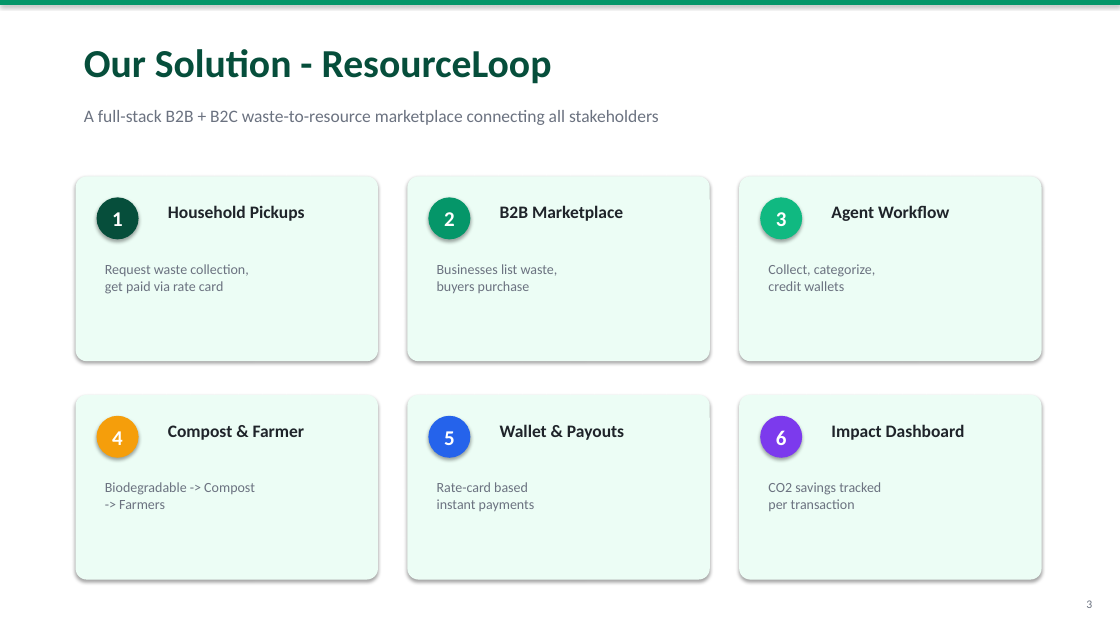
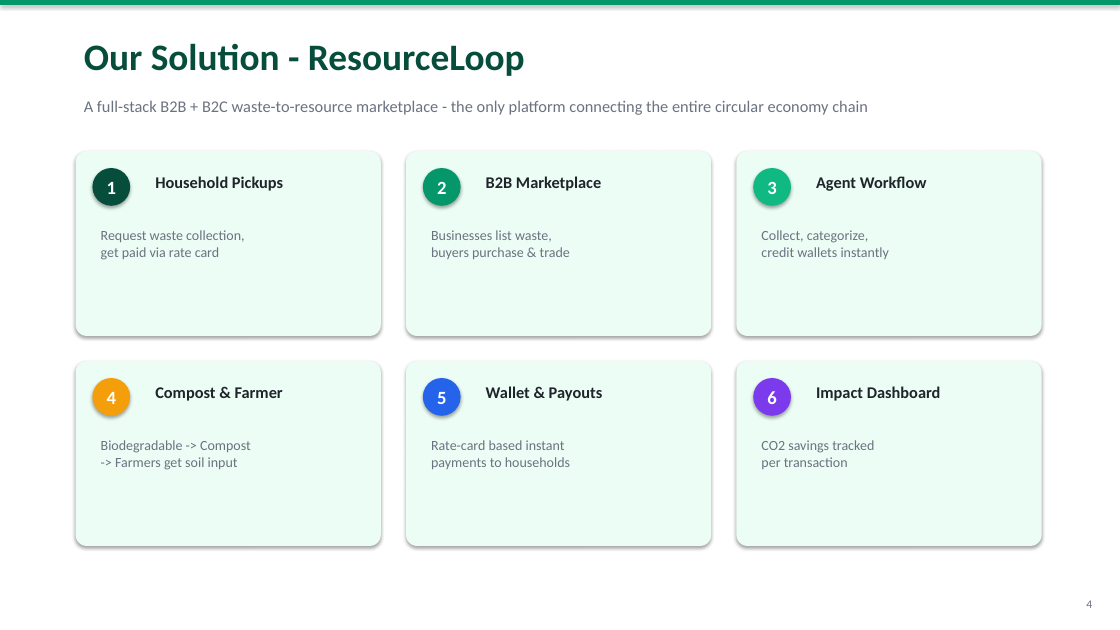
Before and after one commit to Tejas-India-Hackathon-2026/Team-Robbin-Good, a slide deck: slide 4 of ResourceLoop_Pitch_Deck.pptx (slide 3 before the commit). Drawn at 1120x630 pixels with LibreOffice and Linux fonts; fonts in the diff are those of the drawing. Boxes give left, top, right and bottom in pixels: in the first picture for what was removed or moved away, otherwise in the second. Text is boxed around its words. In the diff, an @@ line names an element or a change of style, - is before the commit and + after.

Commit message:
docs: comprehensive 18-slide pitch deck with aligned layout and module deep-dives

```diff
--- a/ResourceLoop_Pitch_Deck.pptx
+++ b/ResourceLoop_Pitch_Deck.pptx
@@ text "Our Solution - ResourceLoop" at (84,43,525,76): size 34 to 32 pt @@
@@ text at (84,100,868,115): text changed; size 15 to 14 pt @@
-A full-stack B2B + B2C waste-to-resource marketplace connecting all stakeholders
+A full-stack B2B + B2C waste-to-resource marketplace - the only platform connecting the entire circular economy chain
@@ ellipse "1": place and size @@
-ellipse "1" at (97,197,139,239)
+ellipse "1" at (92,168,130,206)
@@ text "Household Pickups": place and size @@
-text "Household Pickups" at (168,205,305,221)
+text "Household Pickups" at (155,176,283,191)
@@ ellipse "2": place and size @@
-ellipse "2" at (429,197,471,239)
+ellipse "2" at (423,168,460,206)
@@ text "B2B Marketplace": place and size @@
-text "B2B Marketplace" at (500,205,623,221)
+text "B2B Marketplace" at (486,176,601,191)
@@ 3 rounded rectangles: place and size @@
-3 rounded rectangles at (76,176,1042,361)
+3 rounded rectangles at (76,151,1042,336)
@@ ellipse "3": place and size @@
-ellipse "3" at (760,197,802,239)
+ellipse "3" at (754,168,791,206)
@@ text "Agent Workflow": place and size @@
-text "Agent Workflow" at (831,205,949,221)
+text "Agent Workflow" at (816,176,927,191)
@@ text "Request waste collection, get paid ...": place and size @@
-text "Request waste collection, get paid ..." at (105,264,248,294)
+text "Request waste collection, get paid ..." at (101,230,244,260)
@@ text at (431,230,570,259): text changed @@
-Businesses list waste,
-buyers purchase
+Businesses list waste,
+buyers purchase & trade
@@ text at (761,230,889,259): text changed @@
-Collect, categorize,
-credit wallets
+Collect, categorize,
+credit wallets instantly
@@ ellipse "4": place and size @@
-ellipse "4" at (97,416,139,458)
+ellipse "4" at (92,378,130,416)
@@ text "Compost & Farmer": place and size @@
-text "Compost & Farmer" at (168,425,305,440)
+text "Compost & Farmer" at (155,387,283,401)
@@ ellipse "5": place and size @@
-ellipse "5" at (429,416,471,458)
+ellipse "5" at (423,378,460,416)
@@ text "Wallet & Payouts": place and size @@
-text "Wallet & Payouts" at (500,424,624,440)
+text "Wallet & Payouts" at (486,386,603,401)
@@ 3 rounded rectangles: place and size @@
-3 rounded rectangles at (76,395,1042,580)
+3 rounded rectangles at (76,361,1042,546)
@@ size 18 to 16 pt in 6 elements at (92,168,130,206), (423,168,460,206), (754,168,791,206), (92,378,130,416), (423,378,460,416), (754,378,791,416) @@
@@ ellipse "6": place and size @@
-ellipse "6" at (760,416,802,458)
+ellipse "6" at (754,378,791,416)
@@ size 15 to 14 pt in 6 elements at (155,176,283,191), (486,176,601,191), (816,176,927,191), (155,387,283,401), (486,386,603,401), (816,386,941,401) @@
@@ text "Impact Dashboard": place and size @@
-text "Impact Dashboard" at (831,424,965,440)
+text "Impact Dashboard" at (816,386,941,401)
@@ text at (101,440,251,470): text changed @@
-Biodegradable -> Compost
--> Farmers
+Biodegradable -> Compost
+-> Farmers get soil input
@@ text at (431,440,570,469): text changed @@
-Rate-card based
-instant payments
+Rate-card based instant
+payments to households
@@ text "CO2 savings tracked per transaction": place and size @@
-text "CO2 savings tracked per transaction" at (768,482,881,511)
+text "CO2 savings tracked per transaction" at (761,440,874,469)
@@ text at (1086,600,1092,608): text changed @@
-3
+4
```
Also in this commit, not shown: 10 other slides changed, 7 slides added, 1 slide removed.
